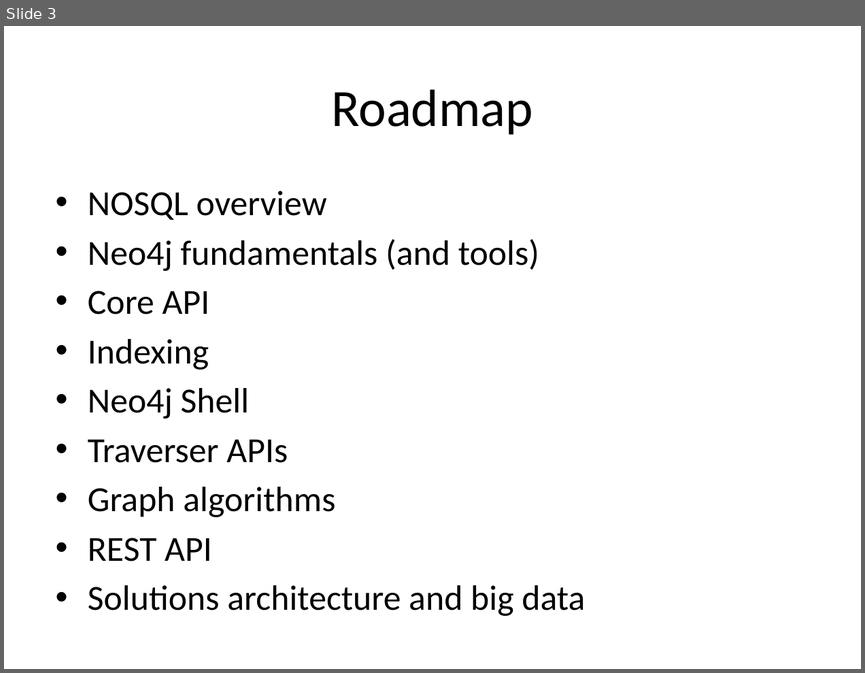
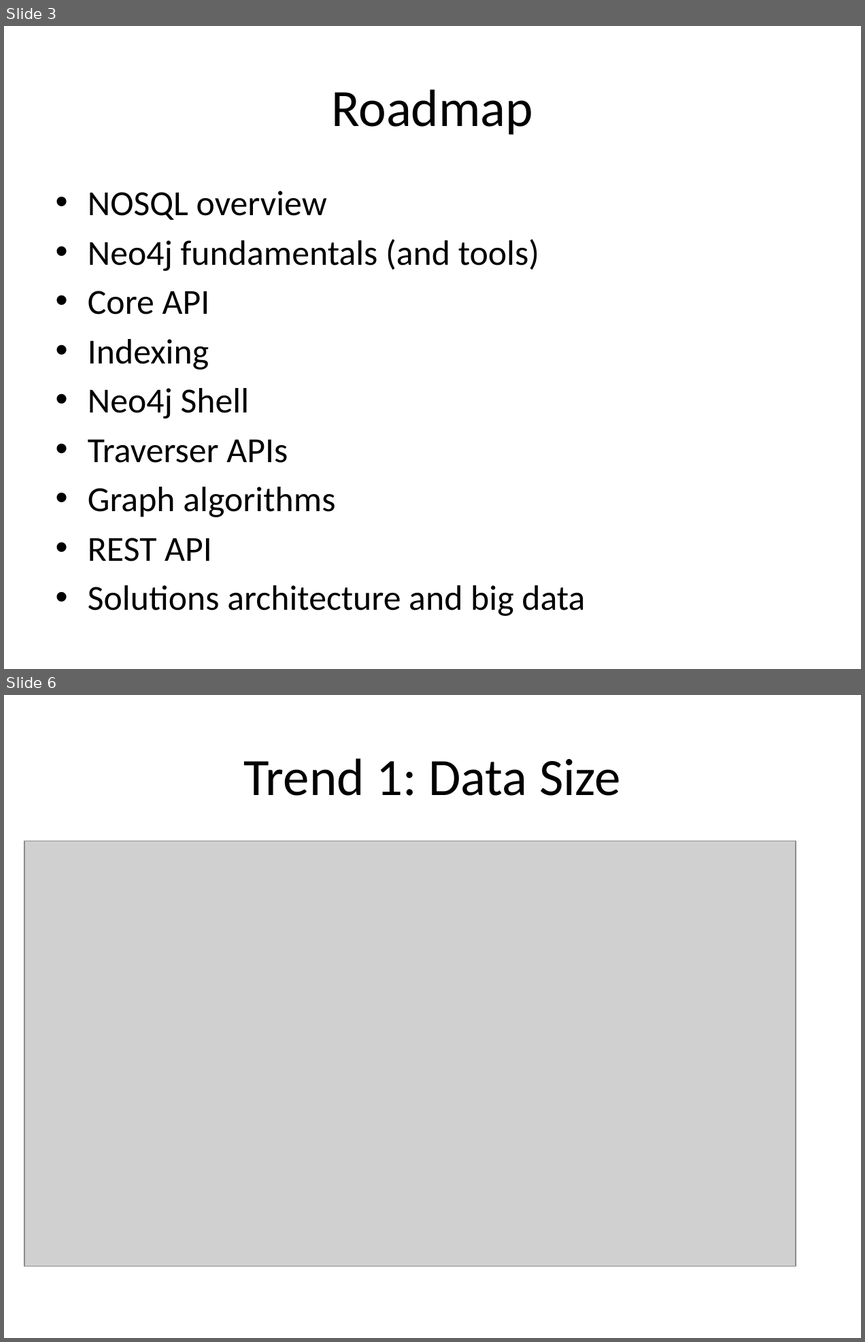
Before and after one commit to jimwebber/neo4j-tutorial, a slide deck: presentation/A Programmatic Introduction to Neo4j.pptx. Shown one above the other, each under a label of ours: slide 3 before the commit, slides 3 and 6 after it; the slides between them are not shown. The pictures are 865x673 and 865x1342 pixels, drawn with LibreOffice and Linux fonts; fonts in the diff are those of the drawing; grey boxes stand for pictures; background and template pictures are left out. Boxes give left, top, right and bottom in pixels: in the first picture for what was removed or moved away, otherwise in the second. Text is boxed around its words. In the diff, an @@ line names an element or a change of style, - is before the commit and + after.

```diff
--- a/presentation/A Programmatic Introduction to Neo4j.pptx
+++ b/presentation/A Programmatic Introduction to Neo4j.pptx
@@ slide 6 added at (x1=4, y1=695, x2=861, y2=1338), background #FFFFFF @@
@@ title added at (x1=243, y1=758, x2=621, y2=796), 44 pt, text #000000 @@
+Trend 1: Data Size
@@ picture added at (x1=24, y1=841, x2=796, y2=1266) @@
```
Also in this commit, not shown: 6 other slides added.
